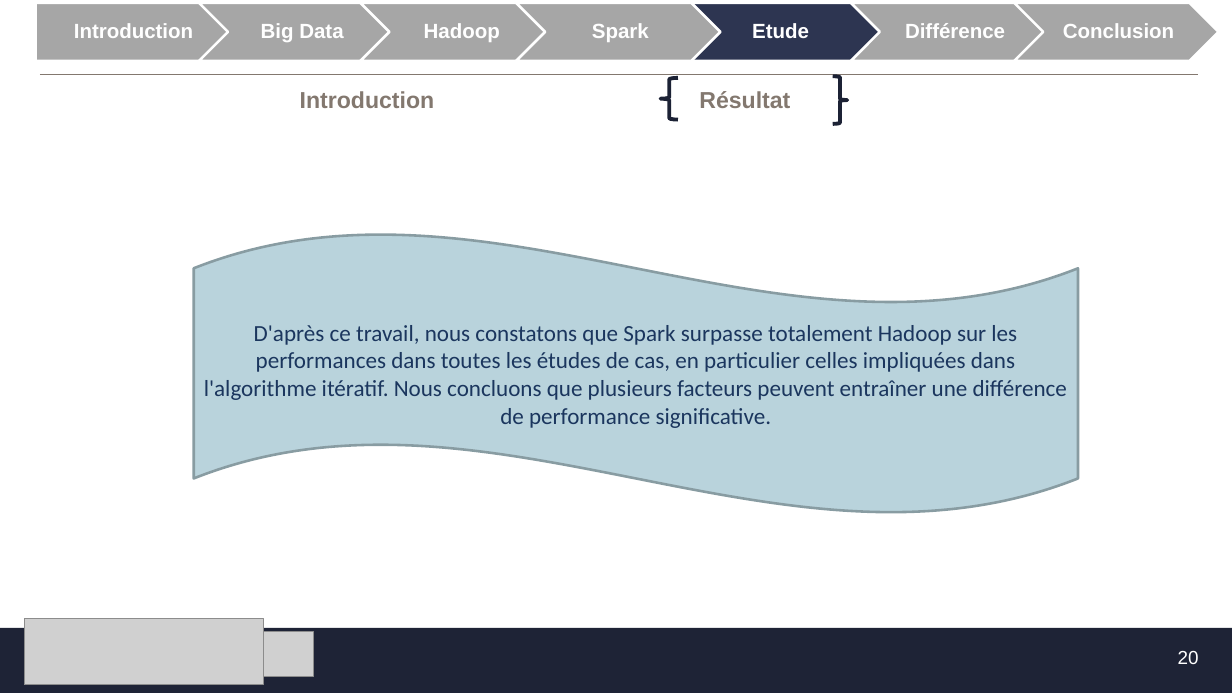
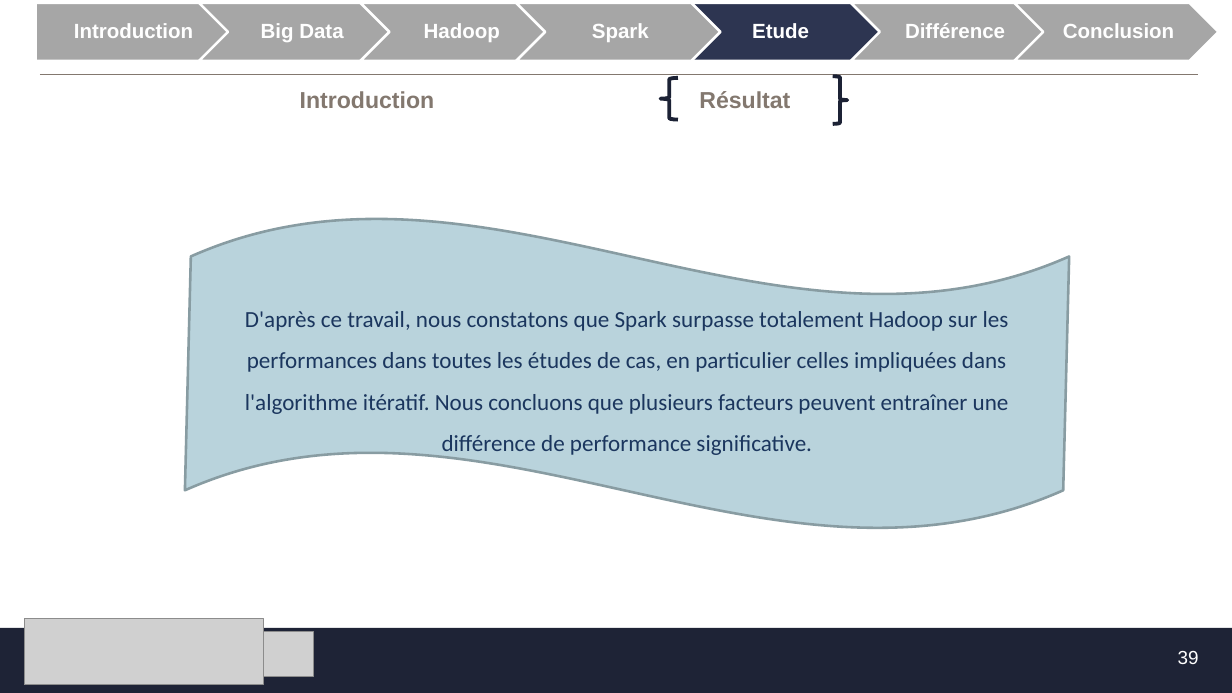
Before and after one commit to MF-13/E-Learning_Platforme, a slide deck: slide 39 of SFE/Présentation_SFE.pptx (slide 20 before the commit). Drawn at 1232x693 pixels with LibreOffice and Linux fonts; fonts in the diff are those of the drawing; grey boxes stand for pictures; background and template pictures are left out. Boxes give left, top, right and bottom in pixels: in the first picture for what was removed or moved away, otherwise in the second. Text is boxed around its words. In the diff, an @@ line names an element or a change of style, - is before the commit and + after.

```diff
--- a/SFE/Présentation_SFE.pptx
+++ b/SFE/Présentation_SFE.pptx
@@ wave "D'après ce travail, nous constatons ...": place and size @@
-wave "D'après ce travail, nous constatons ..." at <box>194,234,1079,514</box>
+wave "D'après ce travail, nous constatons ..." at <box>185,217,1069,529</box>
@@ wave "D'après ce travail, nous constatons ..." at <box>185,217,1069,529</box>: line spacing 1 to 1.5; proportions changed @@
@@ page number at <box>1178,651,1199,664</box>: text changed @@
-20
+39
```
Also in this commit, not shown: 9 other slides changed, 14 slides added.
